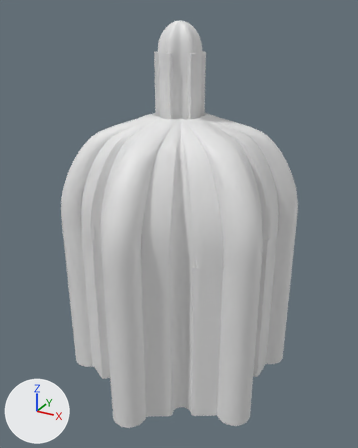
A saved change to the glTF model models/grammar/grammar_44.glb.
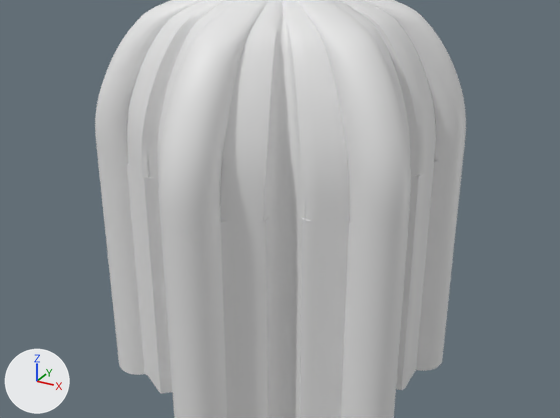
Each version is shown whole from a 50 mm lens placed at (2.49, -4.55, 4.13), pointed at (0.02, -0.05, 1.88), then close up on the part from 0% to 100% of the width and 28% to 88% of the height. The lights are fixed; the arrows at lower left show +X, +Y and +Z. The first two pictures are the older version.

Objects in the first close-up: 'rib', 'vault_0', 'walls'.
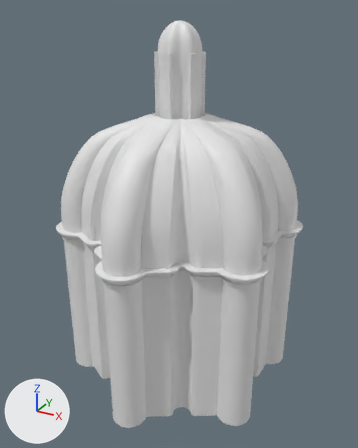
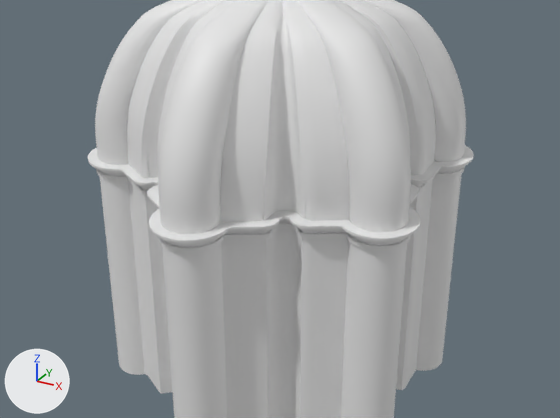
The change in detail:
Mesh me_cornice_out is new.
It has 2880 vertices, 5760 faces and spans x -1.25..1.25, y -1.4..1.4, z 1.73..1.84.
Object 'cornice_out' (ob_cornice_out) is new; it shows me_cornice_out.
Its location is (0.0, 0.0, 0.0).

Pixel boxes (x1, y1, x2, y2) of what changed, in the close-ups (560 x 418 px):
'cornice_out', added: after (88, 145, 474, 253)
